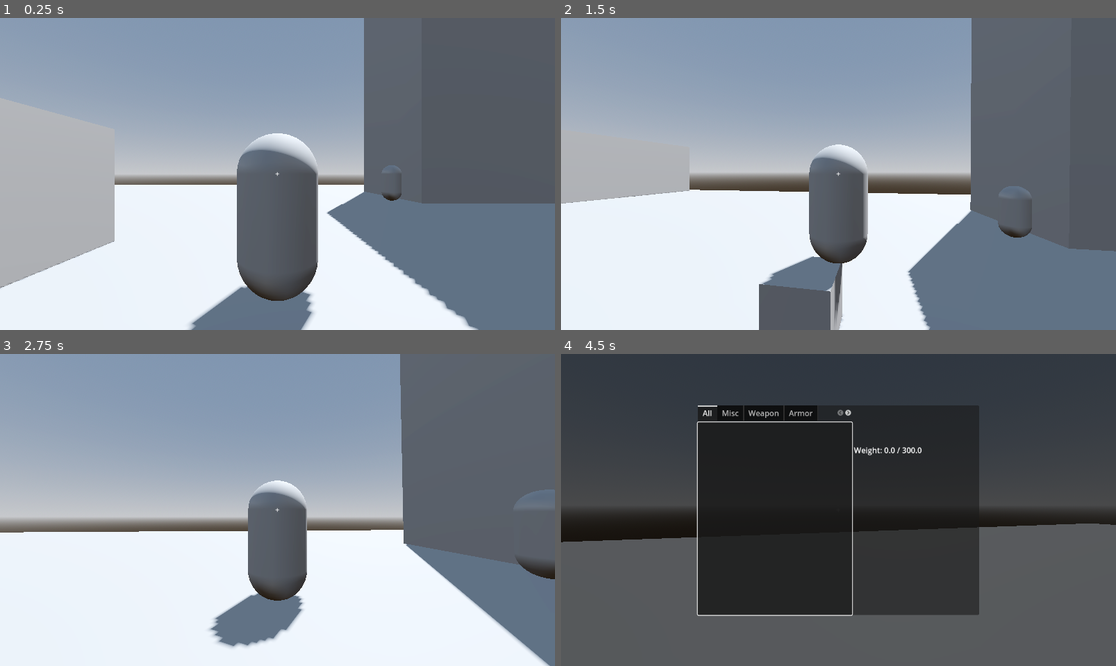
Above: before the commit, frames 1-4 (two rows, left to right).
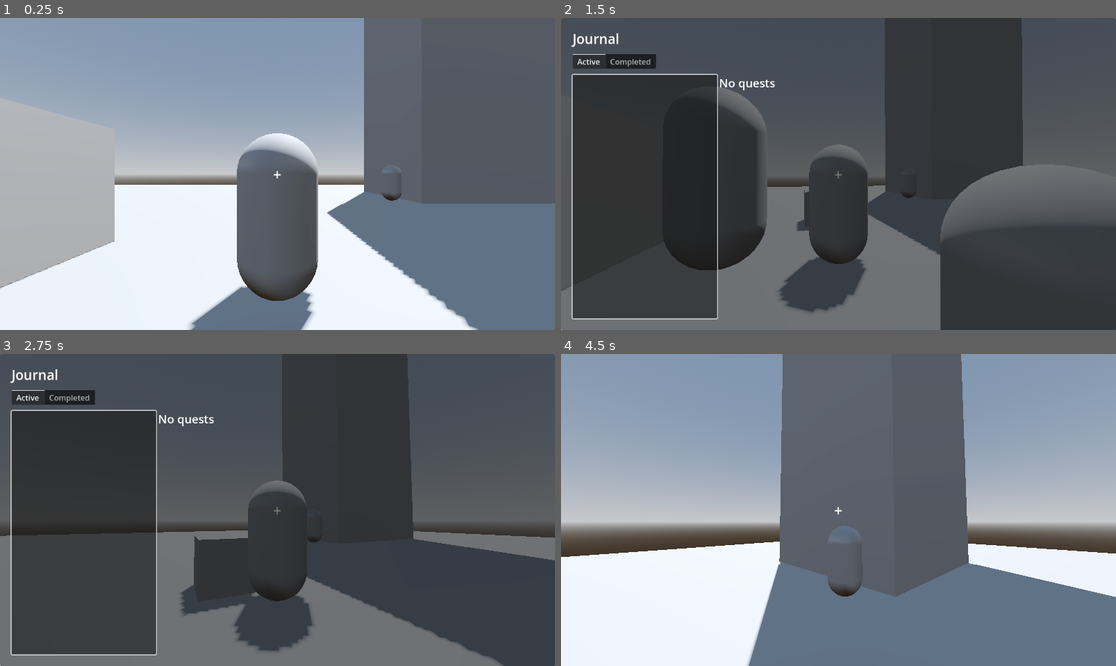
Above: after the commit, the same moments.

Repository: Suzana121/RPG-3D-Game
Game: Godot game, scene res://world/test_level.tscn
Two runs of this game, one before a commit and one after it. Both use one fixed random seed, a clock stepped at 60 frames per second and the inputs below.
Inputs (mouse positions are in pixels of both pictures, inside the frame that each line leads up to):
- Up to frame 1 (0.25 s): no input
- Up to frame 2 (1.5 s): tap Enter at 0.5 s; move the mouse to (866, 174) at 0.52 s; hold J (journal, bound only after the commit) 0.53-1.28 s; hold W (move_forward) from 0.53 s (still down); tap Space (jump) at 0.77 s; move the mouse to (810, 174) at 1.27 s; tap R (drop_item) at 1.35 s
- Up to frame 3 (2.75 s): keep holding W (move_forward); tap Space (jump) at 1.52 s; tap J (journal, bound only after the commit) at 1.55, 2.3 s; move the mouse to (288, 503) at 2.02 s; hold E (interact) from 2.03 s (still down)
- Up to frame 4 (4.5 s): move the mouse to (832, 516) at 2.77 s; release E (interact) at 2.78 s; tap Shift (sprint) at 2.85 s; tap Space (jump) at 3.02, 3.77 s; tap J (journal, bound only after the commit) at 3.05, 3.8, 4.35 s; move the mouse to (877, 513) at 3.52 s; hold F (toggle_camera) 3.53-4.28 s; tap Tab (inventory) at 4.15 s; move the mouse to (672, 463) at 4.27 s; release W (move_forward) at 4.28 s; hold A (move_left) from 4.28 s (still down); click (672, 463) at 4.42 s

The runs differ from the first frame. In frame 1, less than 0.1% of the frame differs, in the area x 49-51%, y 48-52%; in frame 2, 85%; in frame 3, 84%; in frame 4, 99%, in the area x 0-100%, y 0-100%.

Commit message:
Add quest notifications, InputMode, journal; DEVLOG sections 8-9

Diff:
--- a/actors/player/player.gd
+++ b/actors/player/player.gd
@@ -100,13 +100,14 @@
 func _on_dialogue_started(_npc: NPC) -> void:
 	state = State.IN_DIALOGUE
 	camera_rig.input_enabled = false
-	Input.mouse_mode = Input.MOUSE_MODE_VISIBLE
-
+	InputMode.request(self, false, true)
 
 func _on_dialogue_ended() -> void:
 	state = State.NORMAL
 	camera_rig.input_enabled = true
-	Input.mouse_mode = Input.MOUSE_MODE_CAPTURED
+	InputMode.release(self)
+
 
 func can_open_menus() -> bool:
-	return state == State.NORMAL
+	print("state: ", State.keys()[state], " | requests: ", InputMode._requests.keys())
+	return state == State.NORMAL and InputMode.is_free()
--- /dev/null
+++ b/core/input_mode.gd
@@ -0,0 +1,49 @@
+extends Node
+## The ONLY place that writes get_tree().paused and Input.mouse_mode.
+## Screens request what they need and release it when they close.
+
+signal mode_changed
+
+# requester (Node) → {"pause": bool, "mouse": bool, "on_exit": Callable}
+var _requests: Dictionary = {}
+
+
+func _ready() -> void:
+	_apply()
+
+
+func request(requester: Node, pause_game: bool, show_mouse: bool) -> void:
+	if _requests.has(requester):
+		_requests[requester]["pause"] = pause_game
+		_requests[requester]["mouse"] = show_mouse
+	else:
+		# If the requester is freed without releasing (scene change, save/load),
+		# release automatically so the game never gets stuck paused.
+		var on_exit := release.bind(requester)
+		requester.tree_exiting.connect(on_exit)
+		_requests[requester] = {"pause": pause_game, "mouse": show_mouse, "on_exit": on_exit}
+	_apply()
+
+
+func release(requester: Node) -> void:
+	if not _requests.has(requester):
+		return
+	requester.tree_exiting.disconnect(_requests[requester]["on_exit"])
+	_requests.erase(requester)
+	_apply()
+
+
+## True when no screen holds a request: gameplay has full control.
+func is_free() -> bool:
+	return _requests.is_empty()
+
+
+func _apply() -> void:
+	var pause := false
+	var mouse := false
+	for entry in _requests.values():
+		pause = pause or entry["pause"]
+		mouse = mouse or entry["mouse"]
+	get_tree().paused = pause
+	Input.mouse_mode = Input.MOUSE_MODE_VISIBLE if mouse else Input.MOUSE_MODE_CAPTURED
+	mode_changed.emit()
--- a/project.godot
+++ b/project.godot
@@ -21,6 +21,7 @@
 DialogueManager="*res://systems/dialogue/dialogue_manager.gd"
 GameState="*res://core/game_state.gd"
 QuestManager="*res://systems/quests/quest_manager.gd"
+InputMode="*res://core/input_mode.gd"
 
 [global_group]
 
@@ -79,6 +80,11 @@
 "events": [Object(InputEventKey,"resource_local_to_scene":false,"resource_name":"","device":-1,"window_id":0,"alt_press …(192 unchanged characters)…
 ]
 }
+journal={
+"deadzone": 0.5,
+"events": [Object(InputEventKey,"resource_local_to_scene":false,"resource_name":"","device":-1,"window_id":0,"alt_pressed":false,"shift_pressed":false,"ctrl_pressed":false,"meta_pressed":false,"pressed":false,"keycode":0,"physical_keycode":74,"key_label":0,"unicode":106,"location":0,"echo":false,"script":null)
+]
+}
 
 [layer_names]
 
--- a/ui/hud.tscn
+++ /dev/null
@@ -1,30 +0,0 @@
-[gd_scene load_steps=2 format=3 uid="uid://b6r7iwddftr74"]
-
-[ext_resource type="Script" path="res://ui/hud.gd" id="1_b4wbp"]
-
-[node name="HUD" type="CanvasLayer"]
-script = ExtResource("1_b4wbp")
-
-[node name="Crosshair" type="Label" parent="."]
-anchors_preset = 15
-anchor_right = 1.0
-anchor_bottom = 1.0
-grow_horizontal = 2
-grow_vertical = 2
-size_flags_horizontal = 4
-text = "+"
-horizontal_alignment = 1
-vertical_alignment = 1
-
-[node name="Prompt" type="Label" parent="."]
-anchors_preset = 15
-anchor_right = 1.0
-anchor_bottom = 1.0
-offset_top = 50.0
-offset_bottom = 50.0
-grow_horizontal = 2
-grow_vertical = 2
-size_flags_horizontal = 4
-text = "E  Interact"
-horizontal_alignment = 1
-vertical_alignment = 1
--- /dev/null
+++ b/ui/hud/hud.tscn
@@ -0,0 +1,48 @@
+[gd_scene load_steps=3 format=3 uid="uid://b6r7iwddftr74"]
+
+[ext_resource type="Script" path="res://ui/hud/hud.gd" id="1_b4wbp"]
+[ext_resource type="Script" path="res://ui/hud/quest_notifier.gd" id="2_dvilc"]
+
+[node name="HUD" type="CanvasLayer"]
+script = ExtResource("1_b4wbp")
+
+[node name="Crosshair" type="Label" parent="."]
+anchors_preset = 15
+anchor_right = 1.0
+anchor_bottom = 1.0
+grow_horizontal = 2
+grow_vertical = 2
+size_flags_horizontal = 4
+theme_override_font_sizes/font_size = 30
+text = "+"
+horizontal_alignment = 1
+vertical_alignment = 1
+
+[node name="Prompt" type="Label" parent="."]
+anchors_preset = 15
+anchor_right = 1.0
+anchor_bottom = 1.0
+offset_top = 50.0
+offset_bottom = 50.0
+grow_horizontal = 2
+grow_vertical = 2
+size_flags_horizontal = 4
+theme_override_font_sizes/font_size = 35
+text = "E  Interact"
+horizontal_alignment = 1
+vertical_alignment = 1
+
+[node name="QuestNotice" type="Label" parent="."]
+anchors_preset = 5
+anchor_left = 0.5
+anchor_right = 0.5
+offset_left = -20.0
+offset_top = 80.0
+offset_right = 20.0
+offset_bottom = 103.0
+grow_horizontal = 2
+theme_override_colors/font_outline_color = Color(0, 0, 0, 1)
+theme_override_constants/outline_size = 6
+theme_override_font_sizes/font_size = 40
+horizontal_alignment = 1
+script = ExtResource("2_dvilc")
--- /dev/null
+++ b/ui/hud/quest_notifier.gd
@@ -0,0 +1,40 @@
+extends Label
+
+const FADE_TIME := 0.4
+const SHOW_TIME := 2.5
+
+var _queue: Array[String] = []
+var _showing := false
+
+
+func _ready() -> void:
+	modulate.a = 0.0
+	QuestManager.quest_started.connect(func(q): _push("Quest started: %s" % q.title))
+	QuestManager.quest_stage_changed.connect(_on_stage_changed)
+	QuestManager.quest_completed.connect(func(q): _push("Quest completed: %s" % q.title))
+
+
+func _on_stage_changed(_quest: QuestData, stage: QuestStage) -> void:
+	if stage.completes_quest:
+		return  # "Quest completed" already covers the final stage
+	_push(stage.objective_text)
+
+
+func _push(message: String) -> void:
+	_queue.append(message)
+	if not _showing:
+		_show_next()
+
+
+func _show_next() -> void:
+	if _queue.is_empty():
+		_showing = false
+		return
+	_showing = true
+	text = _queue.pop_front()
+
+	var tween := create_tween()
+	tween.tween_property(self, "modulate:a", 1.0, FADE_TIME)
+	tween.tween_interval(SHOW_TIME)
+	tween.tween_property(self, "modulate:a", 0.0, FADE_TIME)
+	tween.finished.connect(_show_next)
--- a/ui/inventory/inventory_menu.gd
+++ b/ui/inventory/inventory_menu.gd
@@ -50,7 +50,7 @@
 func open() -> void:
 	visible = true
 	get_tree().paused = true
-	Input.mouse_mode = Input.MOUSE_MODE_VISIBLE
+	InputMode.request(self, true, true)
 	_refresh()
 	item_list.grab_focus()
 
@@ -58,8 +58,7 @@
 func close() -> void:
 	visible = false
 	get_tree().paused = false
-	Input.mouse_mode = Input.MOUSE_MODE_CAPTURED
-
+	InputMode.release(self)
 
 func _refresh() -> void:
 	# No point redrawing a hidden screen; open() refreshes anyway
--- a/ui/inventory/inventory_menu.tscn
+++ b/ui/inventory/inventory_menu.tscn
@@ -52,6 +52,7 @@
 unique_name_in_owner = true
 custom_minimum_size = Vector2(320, 400)
 layout_mode = 2
+theme_override_font_sizes/font_size = 0
 
 [node name="Details" type="VBoxContainer" parent="Root/Panel/HBoxContainer"]
 custom_minimum_size = Vector2(260, 0)
@@ -60,17 +61,21 @@
 [node name="NameLabel" type="Label" parent="Root/Panel/HBoxContainer/Details"]
 unique_name_in_owner = true
 layout_mode = 2
+theme_override_font_sizes/font_size = 20
 
 [node name="DescriptionLabel" type="Label" parent="Root/Panel/HBoxContainer/Details"]
 unique_name_in_owner = true
 custom_minimum_size = Vector2(10, 0)
 layout_mode = 2
+theme_override_font_sizes/font_size = 20
 autowrap_mode = 2
 
 [node name="StatsLabel" type="Label" parent="Root/Panel/HBoxContainer/Details"]
 unique_name_in_owner = true
 layout_mode = 2
+theme_override_font_sizes/font_size = 20
 
 [node name="WeightLabel" type="Label" parent="Root/Panel/HBoxContainer/Details"]
 unique_name_in_owner = true
 layout_mode = 2
+theme_override_font_sizes/font_size = 20
--- /dev/null
+++ b/ui/journal/journal_menu.gd
@@ -0,0 +1,87 @@
+extends CanvasLayer
+
+const TAB_STATUSES := [QuestData.Status.ACTIVE, QuestData.Status.COMPLETED]
+
+@onready var tabs: TabBar = %Tabs
+@onready var quest_list: ItemList = %QuestList
+@onready var title_label: Label = %TitleLabel
+@onready var details_label: Label = %DetailsLabel
+
+var _player: Player
+var _shown: Array[QuestData] = []
+
+
+func _ready() -> void:
+	visible = false
+	_player = get_tree().get_first_node_in_group("player") as Player
+
+	tabs.add_tab("Active")
+	tabs.add_tab("Completed")
+	tabs.tab_changed.connect(func(_i): _refresh())
+	quest_list.item_selected.connect(_show_details)
+
+	# Model–View: redraw when the quest model changes.
+	QuestManager.quest_started.connect(_on_quests_changed.unbind(1))
+	QuestManager.quest_stage_changed.connect(_on_quests_changed.unbind(2))
+	QuestManager.quest_completed.connect(_on_quests_changed.unbind(1))
+
+
+func _input(event: InputEvent) -> void:
+	if event.is_action_pressed("journal"):
+		if visible:
+			close()
+		elif _player and _player.can_open_menus():
+			open()
+		get_viewport().set_input_as_handled()
+	elif visible and event.is_action_pressed("ui_cancel"):
+		close()
+		get_viewport().set_input_as_handled()
+
+
+func open() -> void:
+	visible = true
+	InputMode.request(self, true, true)
+	_refresh()
+	quest_list.grab_focus()
+
+
+func close() -> void:
+	visible = false
+	InputMode.release(self)
+
+
+func _on_quests_changed() -> void:
+	if visible:
+		_refresh()
+
+
+func _refresh() -> void:
+	var status: QuestData.Status = TAB_STATUSES[tabs.current_tab]
+	_shown = QuestManager.get_quests_with_status(status)
+	_shown.sort_custom(func(a, b): return a.quest_type < b.quest_type)  # MAIN first
+
+	quest_list.clear()
+	for quest in _shown:
+		var prefix := "★ " if quest.quest_type == QuestData.QuestType.MAIN else ""
+		quest_list.add_item(prefix + quest.title)
+
+	if _shown.is_empty():
+		title_label.text = "No quests"
+		details_label.text = ""
+	else:
+		quest_list.select(0)  # select() doesn't emit item_selected,
+		_show_details(0)      # so we show the details ourselves
+
+
+func _show_details(index: int) -> void:
+	var quest := _shown[index]
+	title_label.text = quest.title
+	var text := quest.description
+	match QuestManager.get_status(quest):
+		QuestData.Status.ACTIVE:
+			var stage := QuestManager.get_current_stage(quest)
+			if stage:
+				text += "\n\nObjective: " + stage.objective_text
+		QuestData.Status.COMPLETED:
+			text += "\n\nCompleted."
+	details_label.text = text
--- /dev/null
+++ b/ui/journal/journal_menu.tscn
@@ -0,0 +1,64 @@
+[gd_scene load_steps=2 format=3 uid="uid://bphrpdcsvt1qx"]
+
+[ext_resource type="Script" path="res://ui/journal/journal_menu.gd" id="1_d7edq"]
+
+[node name="JournalMenu" type="CanvasLayer"]
+process_mode = 3
+script = ExtResource("1_d7edq")
+
+[node name="Panel" type="Panel" parent="."]
+anchors_preset = 15
+anchor_right = 1.0
+anchor_bottom = 1.0
+grow_horizontal = 2
+grow_vertical = 2
+
+[node name="MarginContainer" type="MarginContainer" parent="Panel"]
+layout_mode = 1
+anchors_preset = 15
+anchor_right = 1.0
+anchor_bottom = 1.0
+grow_horizontal = 2
+grow_vertical = 2
+theme_override_constants/margin_left = 24
+theme_override_constants/margin_top = 24
+theme_override_constants/margin_right = 24
+theme_override_constants/margin_bottom = 24
+
+[node name="VBoxContainer" type="VBoxContainer" parent="Panel/MarginContainer"]
+layout_mode = 2
+theme_override_constants/separation = 12
+
+[node name="Header" type="Label" parent="Panel/MarginContainer/VBoxContainer"]
+layout_mode = 2
+theme_override_font_sizes/font_size = 28
+text = "Journal"
+
+[node name="Tabs" type="TabBar" parent="Panel/MarginContainer/VBoxContainer"]
+unique_name_in_owner = true
+layout_mode = 2
+
+[node name="HBoxContainer" type="HBoxContainer" parent="Panel/MarginContainer/VBoxContainer"]
+layout_mode = 2
+size_flags_vertical = 3
+
+[node name="QuestList" type="ItemList" parent="Panel/MarginContainer/VBoxContainer/HBoxContainer"]
+unique_name_in_owner = true
+custom_minimum_size = Vector2(300, 0)
+layout_mode = 2
+
+[node name="Details" type="VBoxContainer" parent="Panel/MarginContainer/VBoxContainer/HBoxContainer"]
+layout_mode = 2
+size_flags_horizontal = 3
+
+[node name="TitleLabel" type="Label" parent="Panel/MarginContainer/VBoxContainer/HBoxContainer/Details"]
+unique_name_in_owner = true
+layout_mode = 2
+theme_override_font_sizes/font_size = 24
+
+[node name="DetailsLabel" type="Label" parent="Panel/MarginContainer/VBoxContainer/HBoxContainer/Details"]
+unique_name_in_owner = true
+custom_minimum_size = Vector2(10, 0)
+layout_mode = 2
+size_flags_vertical = 6
+autowrap_mode = 2
--- a/world/test_level.gd
+++ b/world/test_level.gd
@@ -5,13 +5,6 @@
 func _ready() -> void:
 	EventBus.item_picked_up.connect(
 		func(item, qty): print("Picked up %s x%d" % [item.display_name, qty]))
-	DialogueManager.dialogue_started.connect(func(npc): print("--- Started with ", npc.display_name))
-	DialogueManager.node_shown.connect(func(speaker, text, choices):
-		print(speaker, ": ", text)
-		for c in choices:
-			print("  > ", c.text)
-	)
-	DialogueManager.dialogue_ended.connect(func(): print("--- Ended"))
 
 
 # Called every frame. 'delta' is the elapsed time since the previous frame.
--- a/world/test_level.tscn
+++ b/world/test_level.tscn
@@ -1,10 +1,10 @@
-[gd_scene load_steps=20 format=3 uid="uid://bwkpgll28td3f"]
+[gd_scene load_steps=21 format=3 uid="uid://bwkpgll28td3f"]
 
 [ext_resource type="Script" path="res://world/test_level.gd" id="1_cu6ks"]
 [ext_resource type="PackedScene" uid="uid://bihm686ju2cki" path="res://actors/player/player.tscn" id="1_yp006"]
 [ext_resource type="Script" path="res://world/test_box.gd" id="2_0ftln"]
 [ext_resource type="Script" path="res://actors/components/interactable.gd" id="3_78fgu"]
-[ext_resource type="PackedScene" uid="uid://b6r7iwddftr74" path="res://ui/hud.tscn" id="4_tx7tw"]
+[ext_resource type="PackedScene" uid="uid://b6r7iwddftr74" path="res://ui/hud/hud.tscn" id="4_tx7tw"]
 [ext_resource type="PackedScene" uid="uid://dc800e3cvpa1x" path="res://systems/items/pickup.tscn" id="5_prljn"]
 [ext_resource type="Resource" uid="uid://ph30ufov1ph3" path="res://data/items/iron_dagger.tres" id="7_um05v"]
 [ext_resource type="Resource" uid="uid://c03f6s1ph6k0s" path="res://data/items/health_potion.tres" id="8_76gtx"]
@@ -13,6 +13,7 @@
 [ext_resource type="PackedScene" uid="uid://de2jtpug6l8k3" path="res://actors/npcs/npc.tscn" id="11_0oat2"]
 [ext_resource type="Resource" uid="uid://car4p4xswrka6" path="res://data/dialogue/blacksmith.tres" id="12_gynw3"]
 [ext_resource type="PackedScene" uid="uid://b3wy8o4rwdrr7" path="res://ui/dialogue/dialogue_ui.tscn" id="13_gskru"]
+[ext_resource type="PackedScene" uid="uid://bphrpdcsvt1qx" path="res://ui/journal/journal_menu.tscn" id="14_mi533"]
 
 [sub_resource type="ProceduralSkyMaterial" id="ProceduralSkyMaterial_b8ldn"]
 sky_horizon_color = Color(0.64625, 0.65575, 0.67075, 1)
@@ -120,3 +121,5 @@
 dialogue = ExtResource("12_gynw3")
 
 [node name="DialogueUi" parent="." instance=ExtResource("13_gskru")]
+
+[node name="JournalMenu" parent="." instance=ExtResource("14_mi533")]
Renamed: ui/hud.gd -> ui/hud/hud.gd
